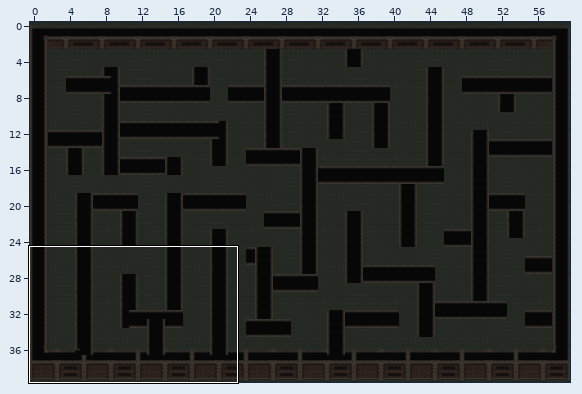
An edit to a level. Tiled map, assets/level1.tmx. Above: a wide view before the commit, with the close-up outlined.
Close-up. Earlier state:
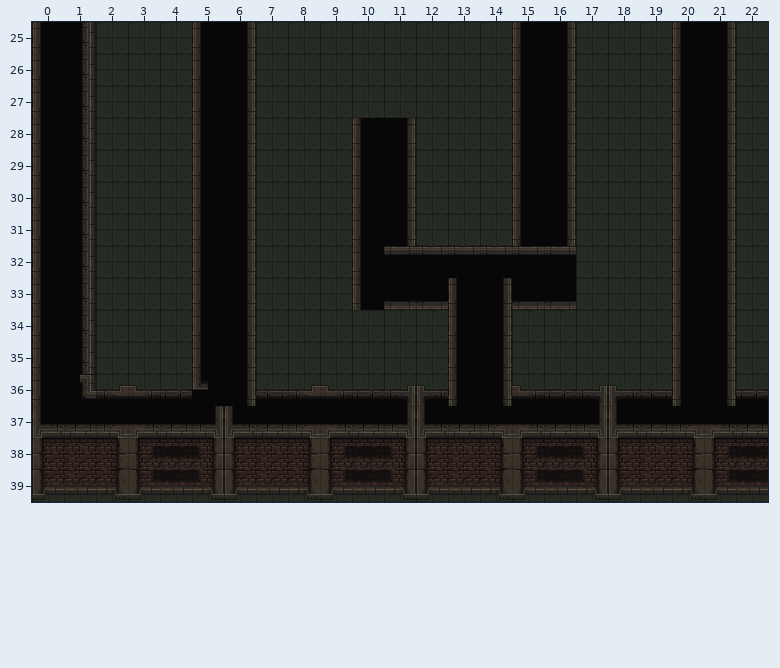
Cells are 32x32 px. Shown: x 0..22, y 25..39. The commit also changed other parts of the map, which this record leaves out.
And afterwards:
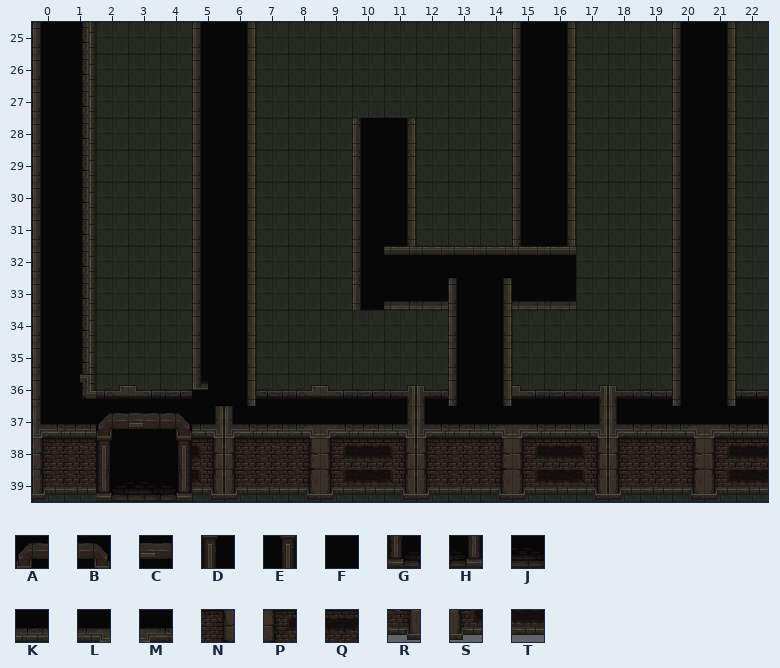
Key: from "mainlevbuild": A 20, B 20 flipped left-right, C 21, D 52, E 52 flipped left-right, F 67, G 84, H 84 flipped left-right, J 85, K 99, L 100, M 101, N 132, P 133, Q 134, R 164, S 165, T 166.
_ is an empty cell.
Difference:
Layer "walls":
y 37: x 2..4 LMK -> ACB
y 38: x 2..4 NPQ -> DFE
y 39: x 2..4 RST -> GJH
Changed places in both close-ups, as pixel boxes (x1, y1, x2, y2):
changed: (96, 413, 192, 502)
